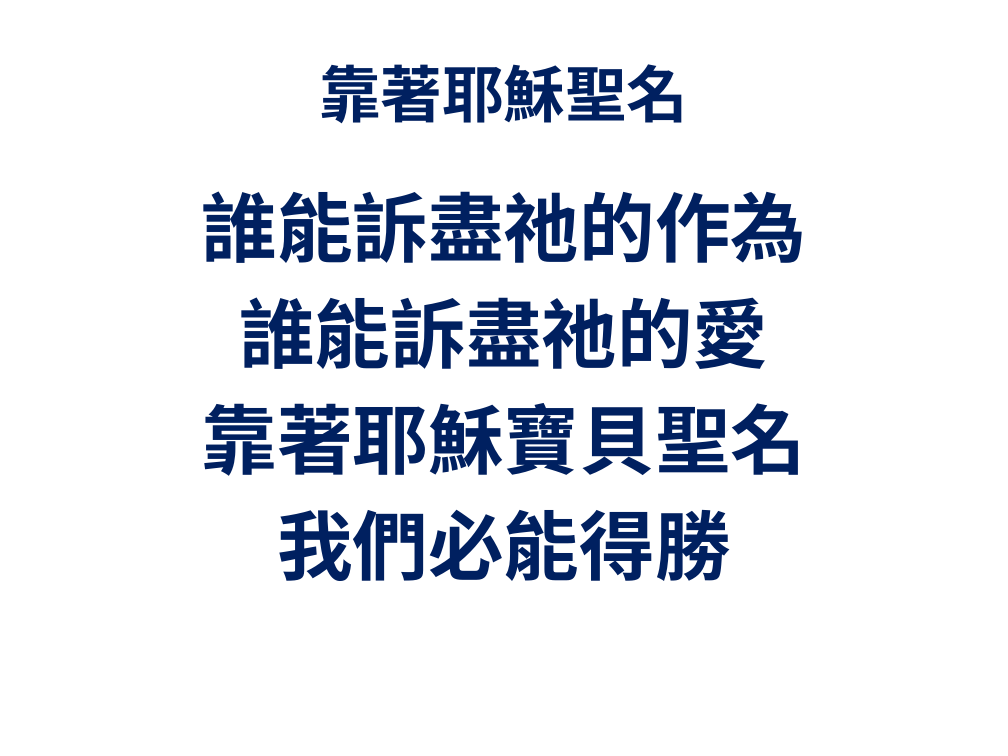
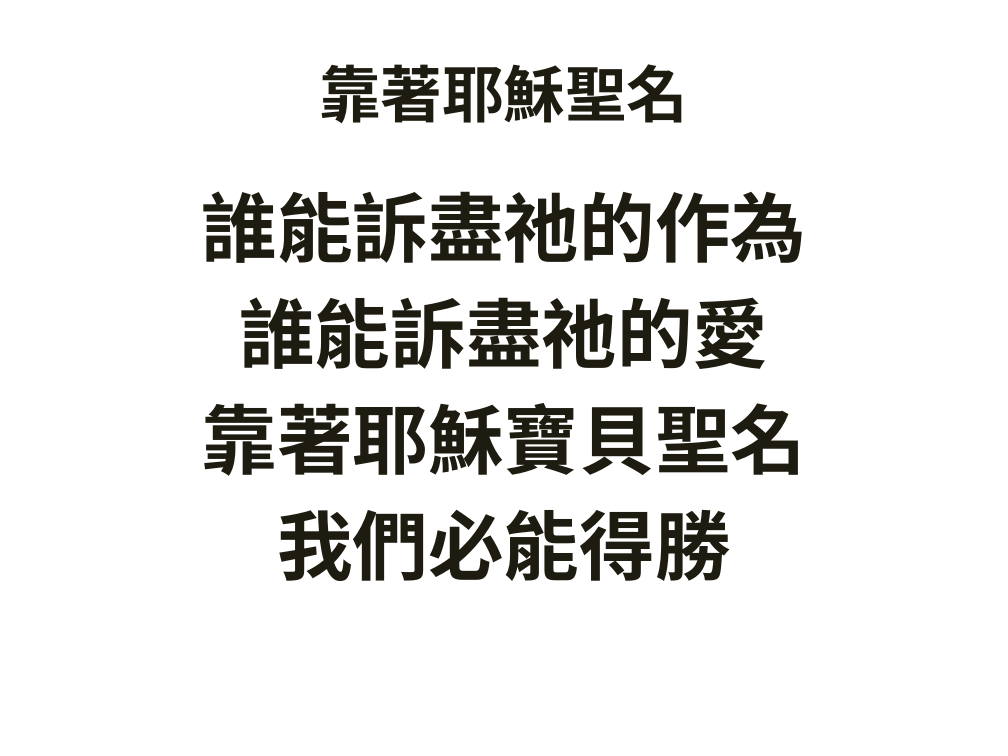
Before and after one commit to batisuoc/bible-school, a slide deck: slide 23 of 2019/1月.pptx. Drawn at 1008x756 pixels with LibreOffice and Linux fonts; fonts in the diff are those of the drawing; background and template pictures are left out. Boxes give left, top, right and bottom in pixels: in the first picture for what was removed or moved away, otherwise in the second. Text is boxed around its words. In the diff, an @@ line names an element or a change of style, - is before the commit and + after.

```diff
--- a/2019/1月.pptx
+++ b/2019/1月.pptx
@@ text "靠著耶穌聖名" at <box>319,64,689,123</box>: text colour #002060 to #1E1C11 @@
@@ text "誰能訴盡祂的作為" at <box>202,191,807,581</box>: text colour #002060 to #1E1C11 @@
```
Also in this commit, not shown: 1 other slide changed, 3 slides added.
